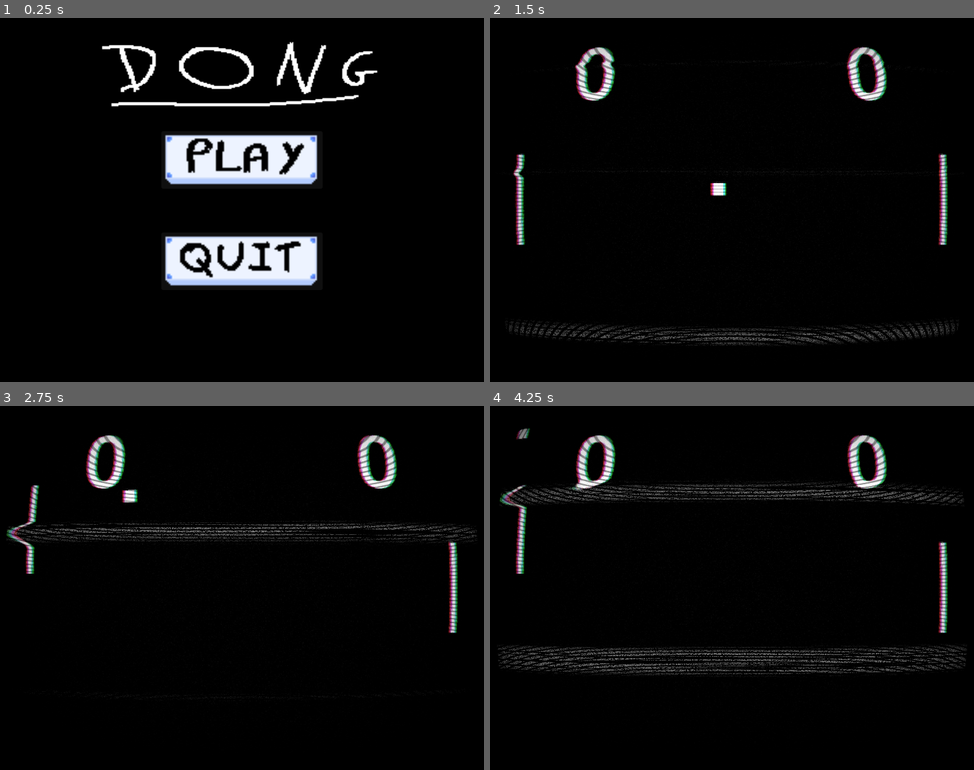
Above: before the commit, frames 1-4 (two rows, left to right).
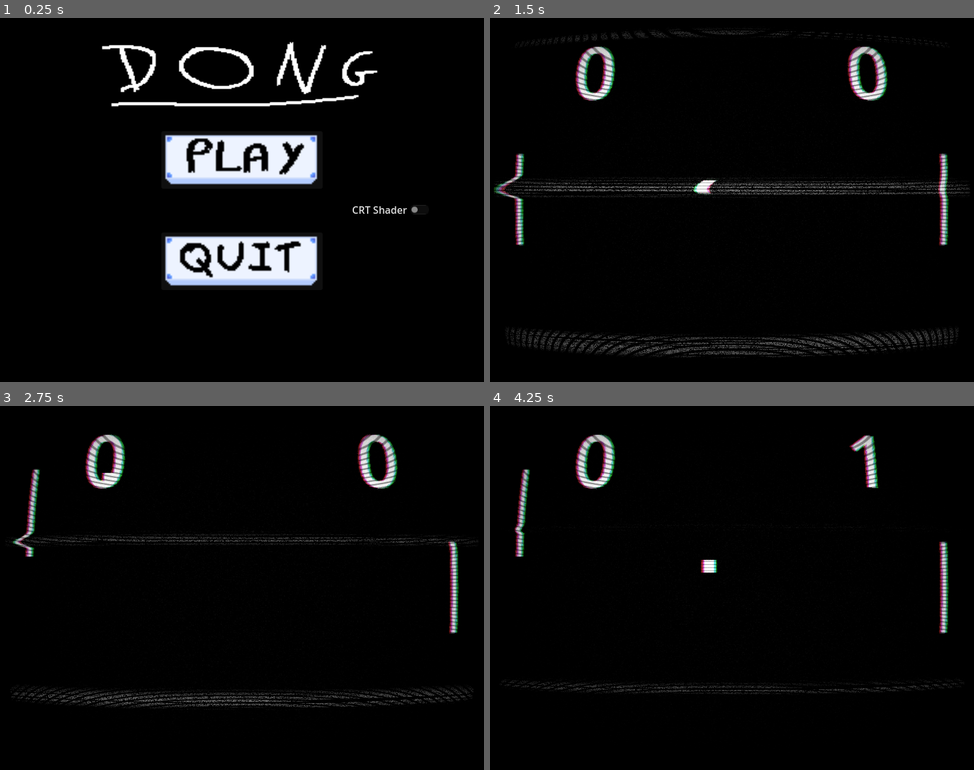
Above: after the commit, the same moments.

Repository: Etwhal/Dong
Game: Godot game, scene res://scenes/menu.tscn
The game is run twice, just before and just after one commit, with the same random seed, the same clock (stepped at 60 frames per second) and the same inputs. The engine's default icon, where the game draws it, is replaced by a stand-in: a white triangle on a blue panel in a dark square.
Inputs (mouse positions are in pixels of both pictures, inside the frame that each line leads up to):
- Up to frame 1 (0.25 s): no input
- Up to frame 2 (1.5 s): click (882, 210) at 0.5 s, where only the run after the commit has a clickable "CRT Shader"; click (732, 159) at 1.25 s
- Up to frame 3 (2.75 s): hold Up (ui_up) from 2.03 s (still down)
- Up to frame 4 (4.25 s): release Up (ui_up) at 2.78 s; hold Down (ui_down) 2.78-3.53 s; hold Up (ui_up) from 3.53 s (still down)

The runs differ from the first frame. In frame 1, 0.1% of the frame differs, in the area x 72-88%, y 51-54%; in frame 2, 6.5%; in frame 3, 5.1%; in frame 4, 7.2%, in the area x 1-99%, y 6-80%.

Commit message:
Added audio, changed speed of game. Need to work on toggle shader

Diff:
--- a/scenes/game.tscn
+++ b/scenes/game.tscn
@@ -118,6 +118,9 @@
 
 [node name="Camera2D" type="Camera2D" parent="."]
 
+[node name="AudioStreamPlayer" type="AudioStreamPlayer" parent="Camera2D"]
+volume_db = -6.0
+
 [node name="Walls" type="Node" parent="."]
 
 [node name="UpperWall" type="StaticBody2D" parent="Walls"]
@@ -155,6 +158,7 @@
 [node name="Player" type="CharacterBody2D" parent="." node_paths=PackedStringArray("Ball")]
 position = Vector2(-350, 0)
 script = ExtResource("1_rujnf")
+speedCharac = 180
 Ball = NodePath("../Ball")
 
 [node name="Sprite2D" type="Sprite2D" parent="Player"]
@@ -168,6 +172,7 @@
 [node name="Enemy" type="CharacterBody2D" parent="." node_paths=PackedStringArray("Ball")]
 position = Vector2(350, 0)
 script = ExtResource("1_rujnf")
+speedCharac = 180
 Ball = NodePath("../Ball")
 
 [node name="Sprite2D" type="Sprite2D" parent="Enemy"]
@@ -181,7 +186,7 @@
 [node name="Ball" type="CharacterBody2D" parent="."]
 motion_mode = 1
 script = ExtResource("2_ixew3")
-speedBall = 250.0
+speedBall = 300.0
 minAngle = -0.3
 maxAngle = -0.525
 
--- a/scenes/menu.tscn
+++ b/scenes/menu.tscn
@@ -1,9 +1,10 @@
-[gd_scene load_steps=5 format=3 uid="uid://0uygo46mhjav"]
+[gd_scene load_steps=6 format=3 uid="uid://0uygo46mhjav"]
 
 [ext_resource type="Script" path="res://scripts/menu.gd" id="1_r7k6e"]
 [ext_resource type="Texture2D" uid="uid://cue6ngba247c8" path="res://sprites/play_button.png" id="1_ytpra"]
 [ext_resource type="Texture2D" uid="uid://8ox6invrdm8a" path="res://sprites/quit_button.png" id="2_6rclf"]
 [ext_resource type="Texture2D" uid="uid://c4ay8d4c3d212" path="res://sprites/DONG_LOGO.png" id="4_1yh21"]
+[ext_resource type="Material" uid="uid://4eyt5qoypdi1" path="res://shaders/CRT.tres" id="5_xx3oi"]
 
 [node name="Control" type="Control"]
 layout_mode = 3
@@ -40,6 +41,14 @@
 icon_alignment = 1
 expand_icon = true
 
+[node name="ShaderButton" type="CheckButton" parent="."]
+layout_mode = 0
+offset_left = 570.0
+offset_top = 300.0
+offset_right = 706.0
+offset_bottom = 331.0
+text = "CRT Shader"
+
 [node name="Logo" type="TextureRect" parent="."]
 layout_mode = 0
 offset_left = 167.0
@@ -48,5 +57,14 @@
 offset_bottom = 155.0
 texture = ExtResource("4_1yh21")
 
+[node name="Shader" type="ColorRect" parent="."]
+visible = false
+material = ExtResource("5_xx3oi")
+layout_mode = 0
+offset_right = 800.0
+offset_bottom = 600.0
+mouse_filter = 2
+
 [connection signal="pressed" from="PlayButton" to="." method="_on_play_button_pressed"]
 [connection signal="pressed" from="QuitButton" to="." method="_on_quit_button_pressed"]
+[connection signal="toggled" from="ShaderButton" to="." method="_on_shader_button_toggled"]
--- a/scripts/Ball.gd
+++ b/scripts/Ball.gd
@@ -11,13 +11,18 @@
 
 signal scored(who : StringName)
 
+var BallHitSound : AudioStream = preload("res://audio/sfx/minerjr__ballhit.wav")
+var Stream : AudioStreamPlayer
+
 # Called when the node enters the scene tree for the first time.
 func _ready():
 	rng = RandomNumberGenerator.new()
 	originalSpeedBall = speedBall
+
+	Stream = get_node("../Camera2D/AudioStreamPlayer")
+	Stream.stream = BallHitSound
+
 	vel = reset_ball_center()
-
-	pass # Replace with function body.
 
 func _process(delta) -> void:
 	var collide = move_and_collide(vel * delta * speedBall)
@@ -26,10 +31,13 @@
 
 func on_body_hit(collide : KinematicCollision2D) -> void:
 	vel = vel.bounce(collide.get_normal())
-	speedBall *= 1.10
+	speedBall *= 1.08
+	Stream.pitch_scale *= 1.04
+	Stream.play()
 
 func reset_ball_center() -> Vector2:
 	speedBall = originalSpeedBall
+	Stream.pitch_scale = 1.0
 	return Vector2(rng.randf_range(minAngle, maxAngle), rng.randf_range(minAngle, maxAngle))
 
 func _on_scored_enemy_body_entered(_body):
--- a/scripts/WIN_CONDITION.gd
+++ b/scripts/WIN_CONDITION.gd
@@ -1,14 +1,21 @@
 extends Control
 
 var EndingLabel : Label
+var AudioS : AudioStreamPlayer
 
+var VictoryMusic : AudioStream = preload("res://audio/music/sheyvan__music-orchestral-victory-fanfare.wav")
+var VictoryMusic2 : AudioStream = preload("res://audio/music/inverted_sheyvan__music-orchestral-victory-fanfare.wav")
 func _ready() -> void:
 	EndingLabel = get_node("WinLabel")
+	AudioS = get_node("../../Camera2D/AudioStreamPlayer")
 
 func _on_game_ended(player) -> void:
 	visible = true
 	var gg : String = "J1" if player == "Player" else "J2"
 	EndingLabel.text = gg + EndingLabel.text
 
+	AudioS.stream = VictoryMusic if gg == "J1" else VictoryMusic2
+	AudioS.play()
+
 func _on_menu_button_pressed():
 	SceneManager.SwitchScene("Menu")
--- a/scripts/menu.gd
+++ b/scripts/menu.gd
@@ -5,3 +5,9 @@
 
 func _on_quit_button_pressed():
 	SceneManager.QuitGame()
+
+
+func _on_shader_button_toggled(toggled_on):
+	var shader : CanvasItem = get_node("Shader")
+
+	shader.visible = toggled_on
--- a/shaders/CRT.gdshader
+++ b/shaders/CRT.gdshader
@@ -28,9 +28,9 @@
 uniform bool pixelate = true; // Fill each square ("pixel") with a sampled color, creating a pixel look and a more accurate representation of how a CRT monitor would work.
 
 uniform bool roll = true;
-uniform float roll_speed = 8.0; // Positive values are down, negative are up
+uniform float roll_speed = 4.0; // Positive values are down, negative are up
 uniform float roll_size : hint_range(0.0, 100.0) = 15.0;
-uniform float roll_variation : hint_range(0.1, 5.0) = 1.8; // This valie is not an exact science. You have to play around with the value to find a look you like. How this works is explained in the code below.
+uniform float roll_variation : hint_range(0.1, 5.0) = 1.9; // This valie is not an exact science. You have to play around with the value to find a look you like. How this works is explained in the code below.
 uniform float distort_intensity : hint_range(0.0, 0.2) = 0.05; // The distortion created by the rolling effect.
 
 uniform float noise_opacity : hint_range(0.0, 1.0) = 0.4;
@@ -42,10 +42,10 @@
 uniform float brightness = 1.4; // When adding scanline gaps and grille the image can get very dark. Brightness tries to compensate for that.
 uniform bool discolor = true; // Add a discolor effect simulating a VHS
 
-uniform float warp_amount :hint_range(0.0, 5.0) = 1.0; // Warp the texture edges simulating the curved glass of a CRT monitor or old TV.
+uniform float warp_amount :hint_range(0.0, 5.0) = 0.9; // Warp the texture edges simulating the curved glass of a CRT monitor or old TV.
 uniform bool clip_warp = false;
 
-uniform float vignette_intensity = 0.4; // Size of the vignette, how far towards the middle it should go.
+uniform float vignette_intensity = 0.45; // Size of the vignette, how far towards the middle it should go.
 uniform float vignette_opacity : hint_range(0.0, 1.0) = 0.5;
 
 // Used by the noise functin to generate a pseudo random value between 0.0 and 1.0
Not shown, added: audio/music/inverted_sheyvan__music-orchestral-victory-fanfare.wav.import
Not shown, added: audio/music/sheyvan__music-orchestral-victory-fanfare.wav.import
Not shown, added: audio/sfx/minerjr__ballhit.wav.import
Not shown, added: audio/music/inverted_sheyvan__music-orchestral-victory-fanfare.wav
Not shown, added: audio/music/sheyvan__music-orchestral-victory-fanfare.wav
Not shown, added: audio/sfx/minerjr__ballhit.wav
